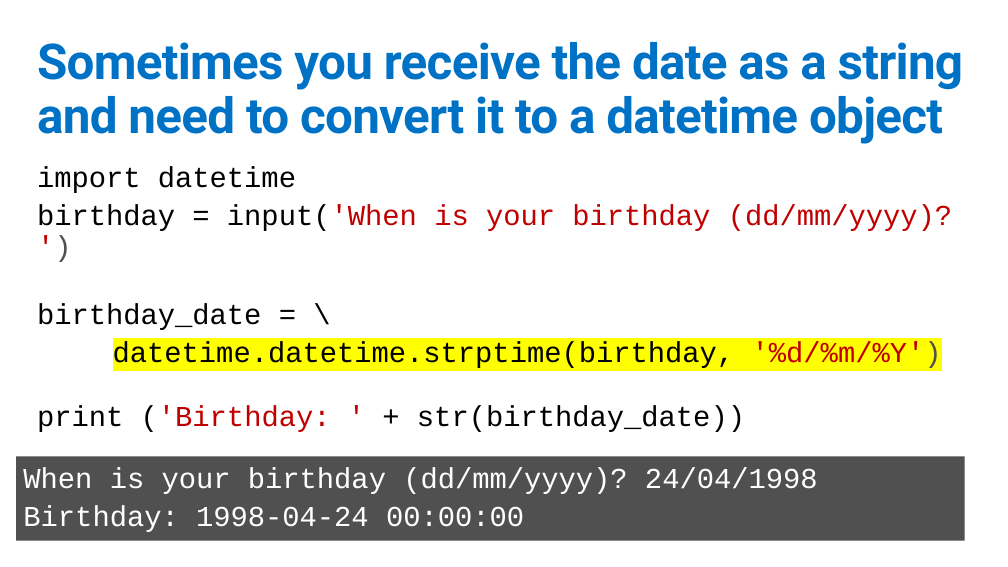
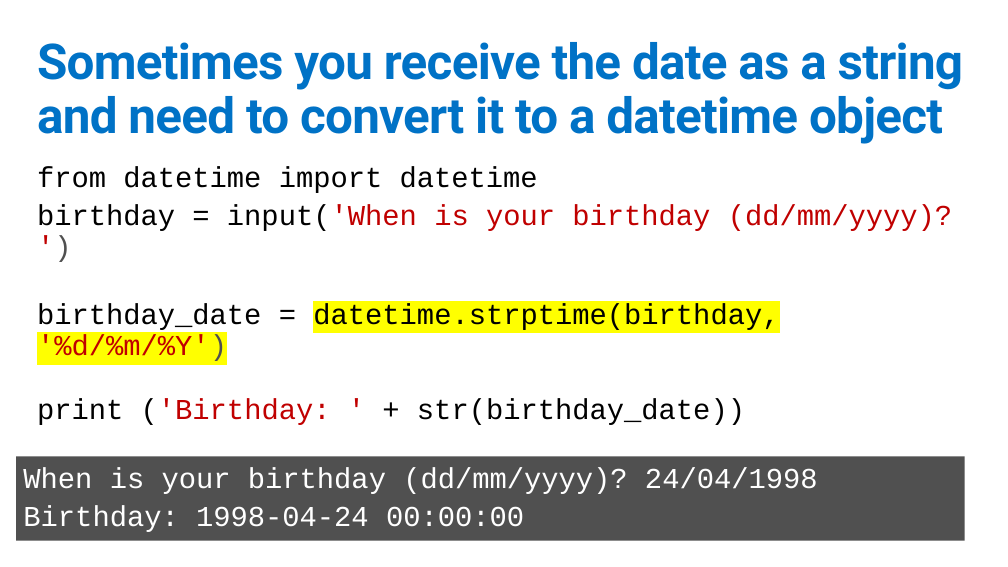
Before and after one commit to GeekTrainer/python-getting-started, a slide deck: slide 5 of Slides/6 - Dates.pptx. Drawn at 1008x567 pixels with LibreOffice and Linux fonts; fonts in the diff are those of the drawing. Boxes give left, top, right and bottom in pixels: in the first picture for what was removed or moved away, otherwise in the second. Text is boxed around its words. In the diff, an @@ line names an element or a change of style, - is before the commit and + after.

```diff
--- a/Slides/6 - Dates.pptx
+++ b/Slides/6 - Dates.pptx
@@ text at (x1=37, y1=167, x2=538, y2=193): text changed @@
-import datetime
+from datetime import datetime
@@ text at (x1=37, y1=304, x2=779, y2=361): text changed @@
-birthday_date = \
-datetime.datetime.strptime(birthday, '%d/%m/%Y')
+birthday_date = datetime.strptime(birthday, '%d/%m/%Y')
```
Also in this commit, not shown: 4 other slides changed, 12 other files.
